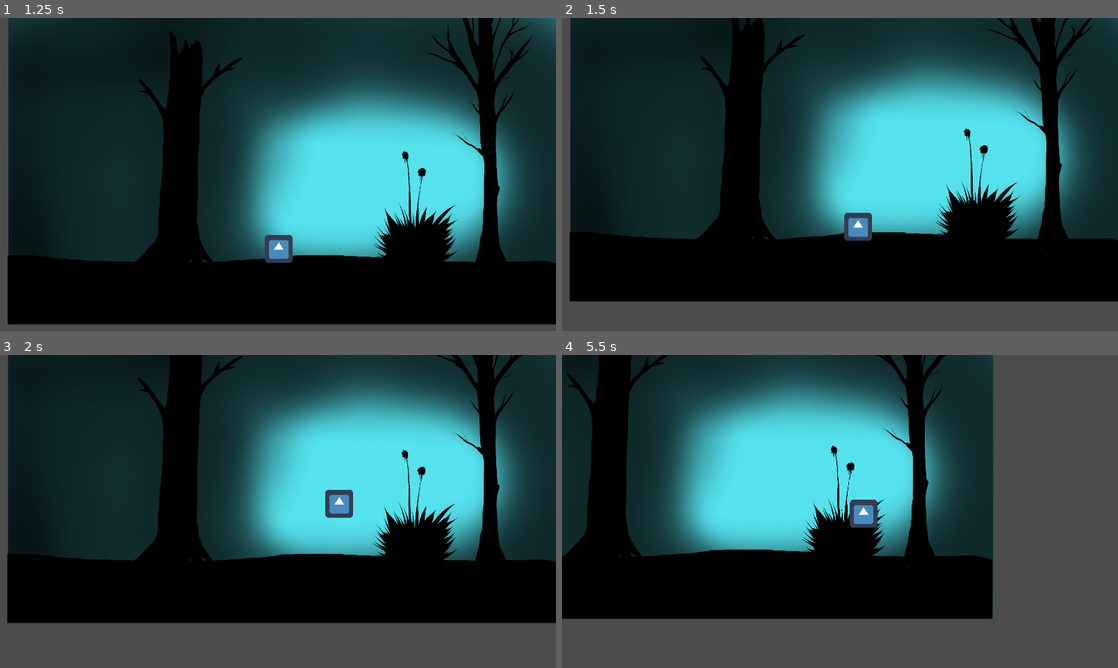
Above: before the commit, frames 1-4 (two rows, left to right).
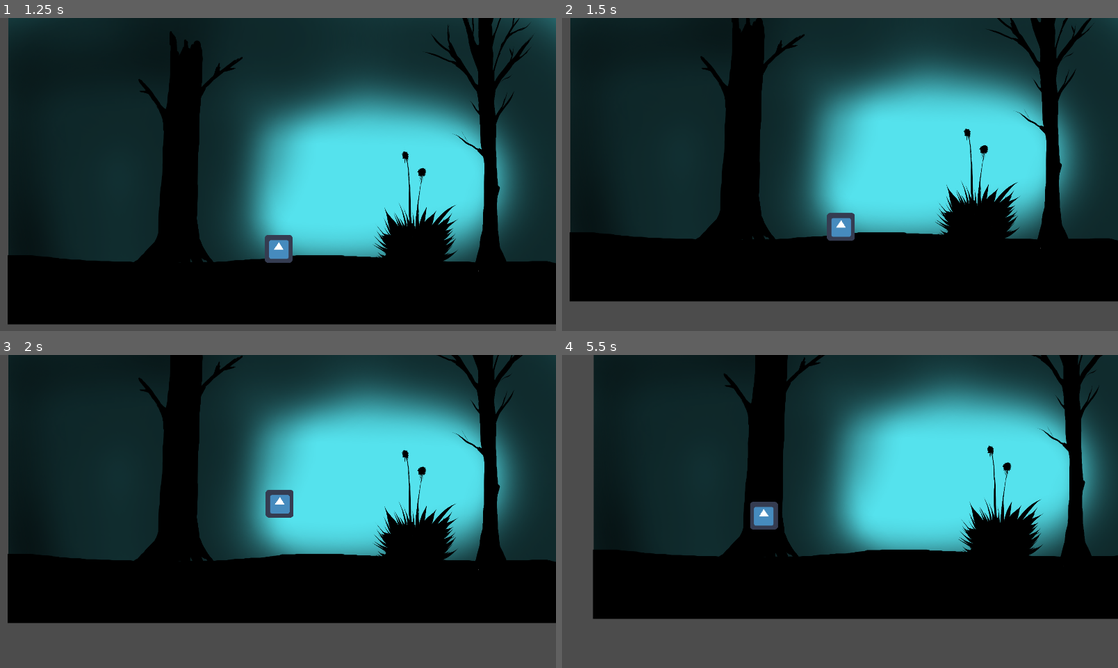
Above: after the commit, the same moments.

Repository: mikeask/Veil
Game: Godot game, scene res://Scenes/MainMenu.tscn
Same seed, same stepped clock (60 frames per second), same inputs: the game is played once before the commit and once after it. The engine's default icon, where the game draws it, is replaced by a stand-in: a white triangle on a blue panel in a dark square.
Inputs (mouse positions are in pixels of both pictures, inside the frame that each line leads up to):
- Up to frame 1 (1.25 s): click (88, 183) at 0.5 s
- Up to frame 2 (1.5 s): hold Right (ui_right) from 1.28 s (still down)
- Up to frame 3 (2 s): keep holding Right (ui_right); tap Up (ui_up) at 1.52 s
- Up to frame 4 (5.5 s): tap Up (ui_up) at 2.27, 3.77, 4.52, 5.27 s; release Right (ui_right) at 2.78 s; hold Left (ui_left) 2.78-3.53 s; hold Right (ui_right) 3.53-5.03 s; hold Left (ui_left) from 5.03 s (still down)

Frame 1 is identical in both runs. In frame 2, 0.6% of the frame differs, in the area x 47-56%, y 62-72%; in frame 3, 1.6%; in frame 4, 58%, in the area x 0-100%, y 0-85%.

Commit message:
velocidade * delta

Diff:
--- a/Scenes/Player.gd
+++ b/Scenes/Player.gd
@@ -23,7 +23,7 @@
 		sprite.set_flip_h(true)
 		pass
 	if(Input.is_action_pressed("ui_right")):
-		vel_linear.x = vel_andar
+		vel_linear.x = vel_andar*delta
 		sprite.set_flip_h(false)
 		pass
 	if is_on_floor():
